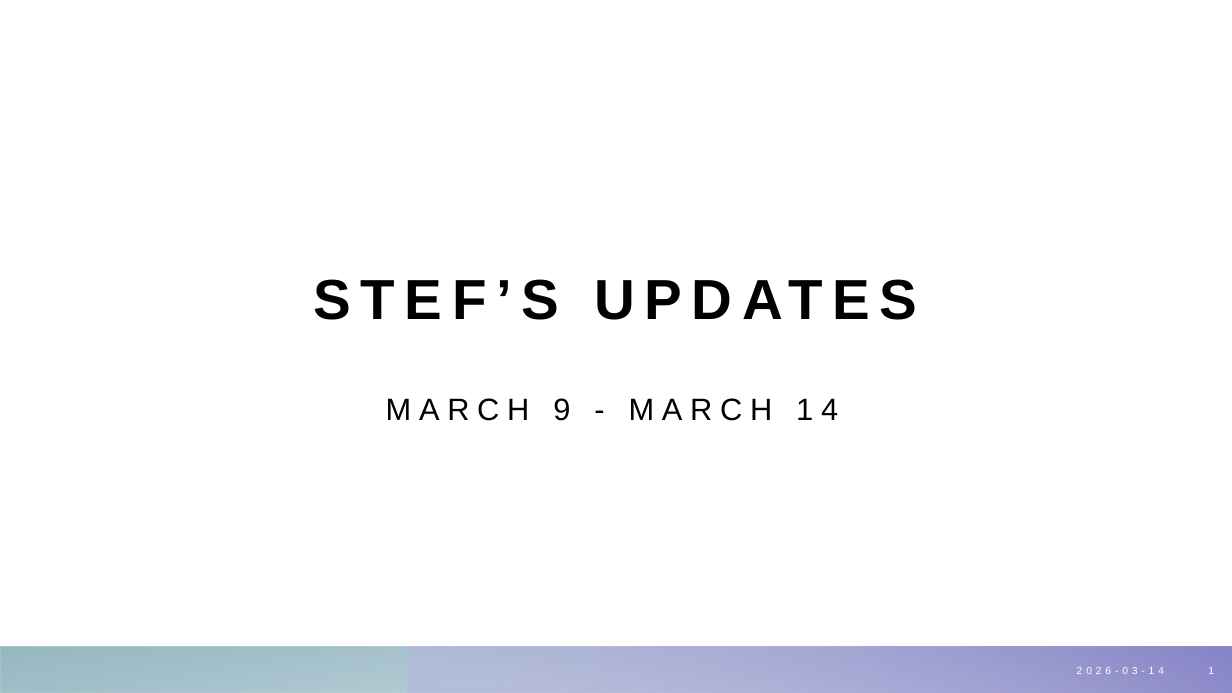
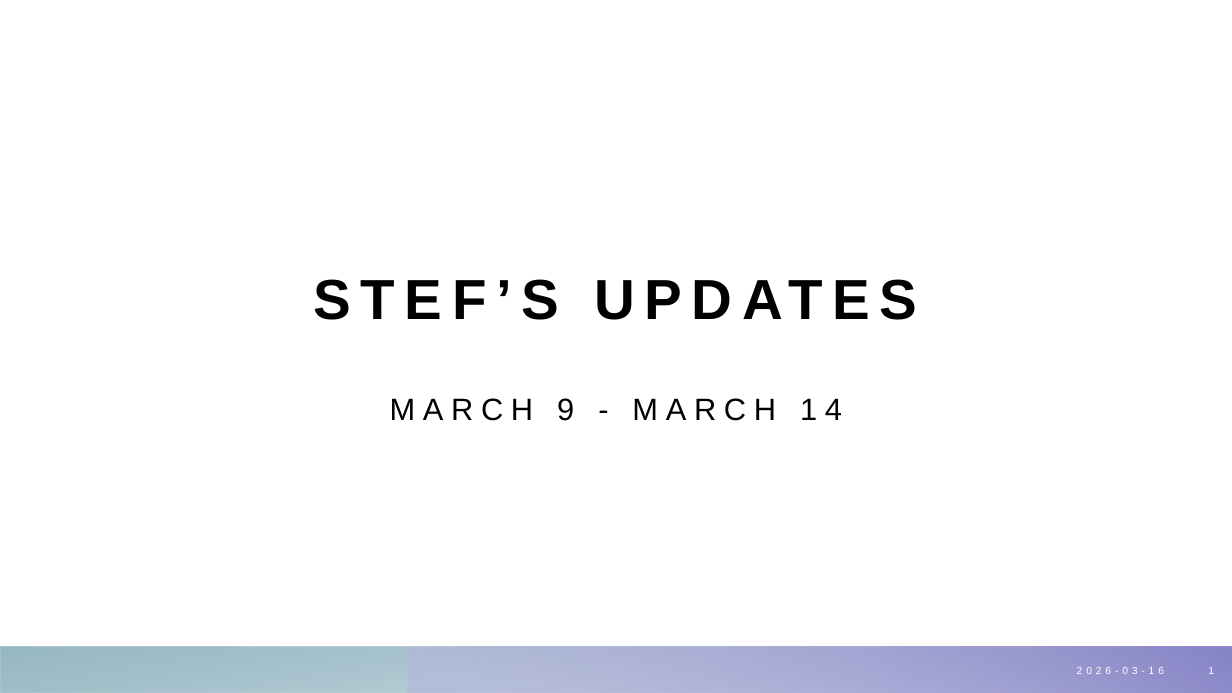
Before and after one commit to StefTasayco/Lake-Trout-AK, a slide deck: slide 1 of Age-weight.pptx. Drawn at 1232x693 pixels with LibreOffice and Linux fonts; fonts in the diff are those of the drawing. Boxes give left, top, right and bottom in pixels: in the first picture for what was removed or moved away, otherwise in the second. Text is boxed around its words. In the diff, an @@ line names an element or a change of style, - is before the commit and + after.

```diff
--- a/Age-weight.pptx
+++ b/Age-weight.pptx
@@ subtitle "MARCH 9 - MARCH 14": place and size @@
-subtitle "MARCH 9 - MARCH 14" at (386, 398, 838, 421)
+subtitle "MARCH 9 - MARCH 14" at (390, 398, 842, 421)
@@ text at (1077, 667, 1164, 674): text changed @@
-2026-03-14
+2026-03-16
```
Also in this commit, not shown: 2 other slides changed, 3 slides added, 1 slide removed, 21 other files.
